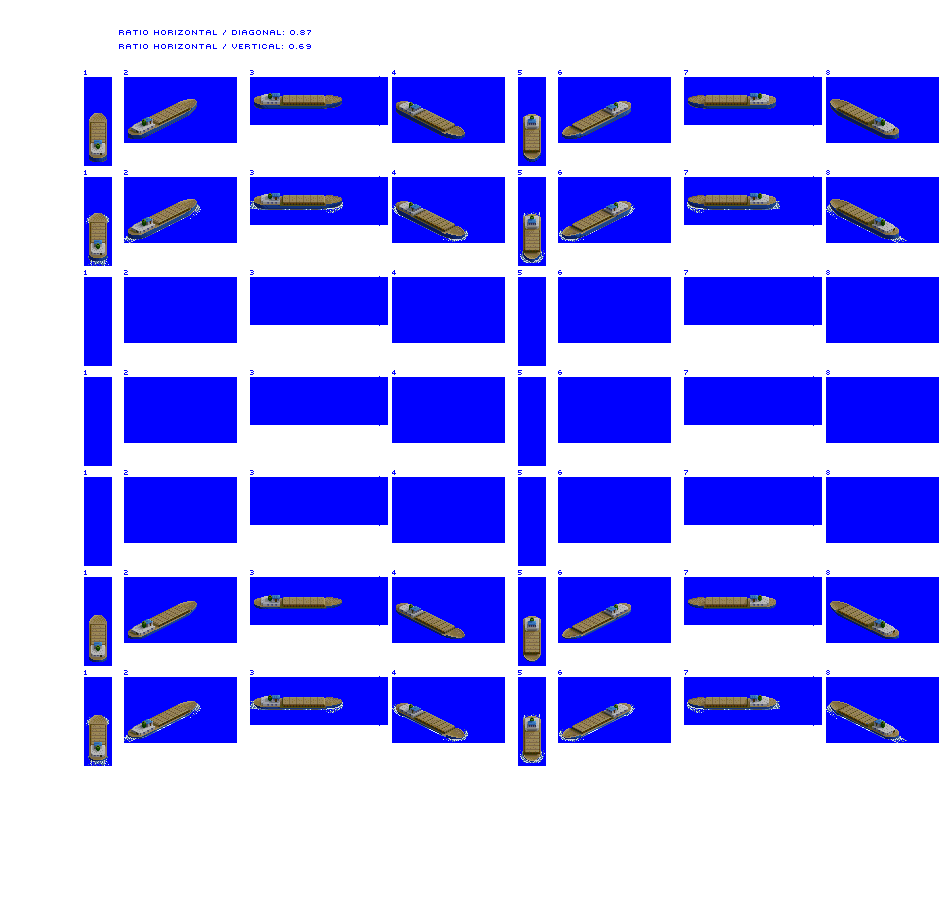
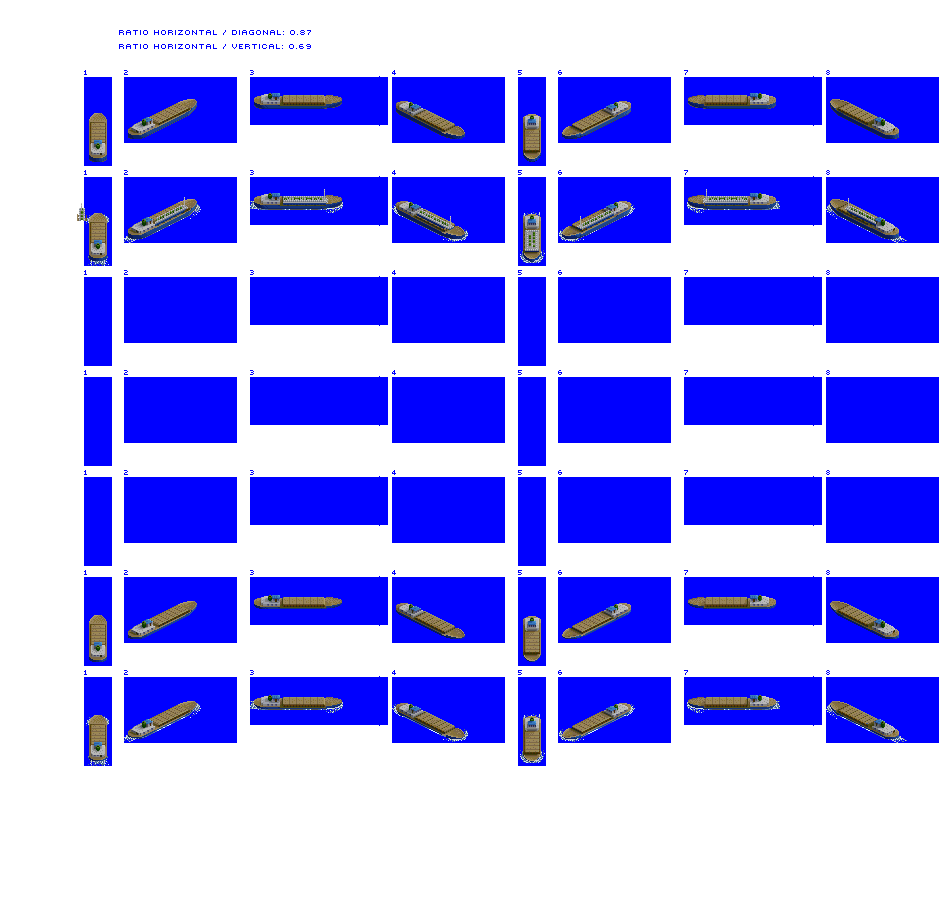
Layer changes from the first 950x900 image to the second:
added layer "Tanker (WIP)" above "log single" over [77, 189, 876, 252]
